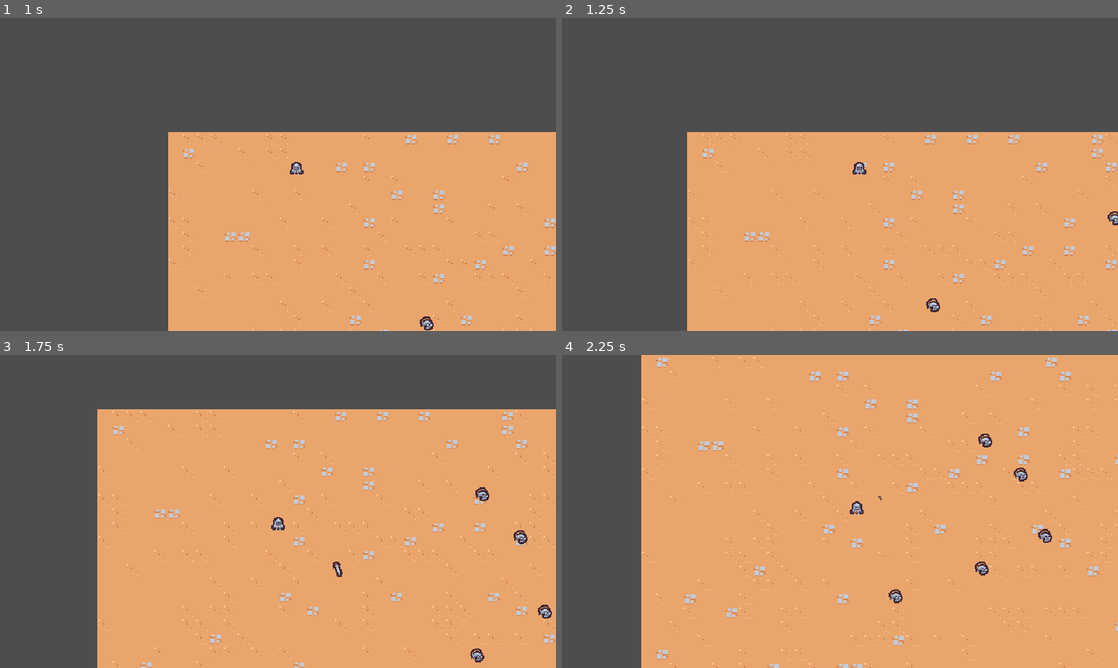
Above: before the commit, frames 1-4 (two rows, left to right).
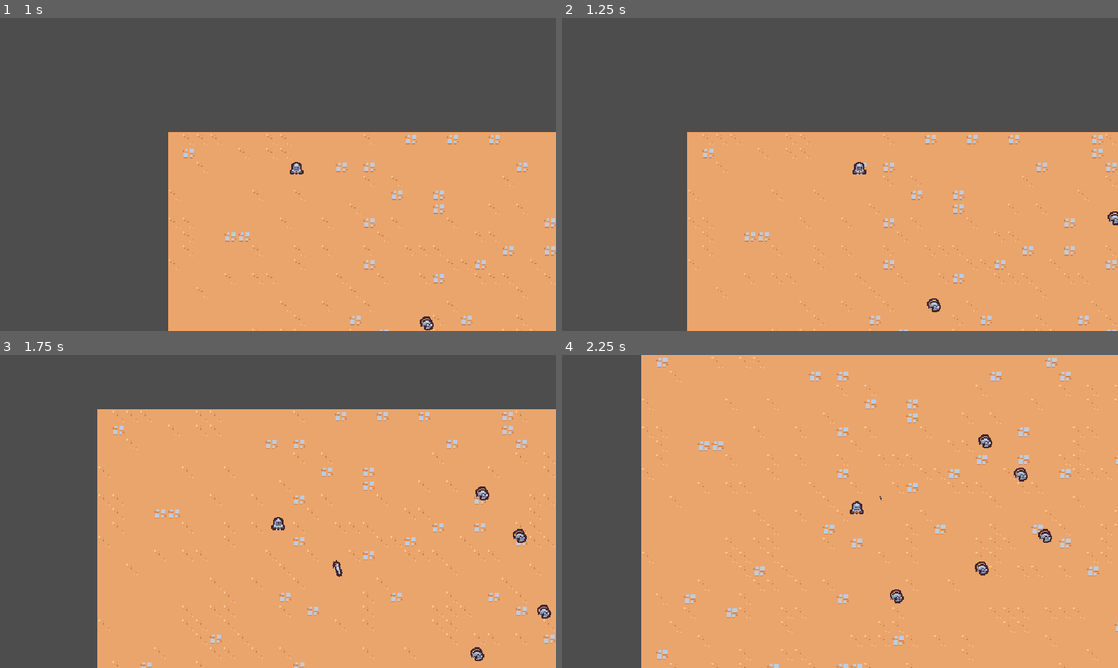
Above: after the commit, the same moments.

Repository: EricksonSiqueira/2DSurvivorsCourse
Game: Godot game, scene res://scenes/main/main.tscn
The game is run twice, just before and just after one commit, with the same random seed, the same clock (stepped at 60 frames per second) and the same inputs.
Inputs:
- Up to frame 1 (1 s): hold D (move_right) from 0.53 s (still down)
- Up to frame 2 (1.25 s): keep holding D (move_right)
- Up to frame 3 (1.75 s): release D (move_right) at 1.28 s; hold S (move_down) from 1.28 s (still down)
- Up to frame 4 (2.25 s): release S (move_down) at 2.03 s; hold D (move_right) from 2.03 s (still down)

Frame 1 is identical in both runs. In frame 2, less than 0.1% of the frame differs, in the area x 65-69%, y 89-94%; in frame 3, 0.2%, in the area x 59-100%, y 42-99%; in frame 4, less than 0.1%.

Commit message:
build: ignore unused parameter error

Diff:
--- a/project.godot
+++ b/project.godot
@@ -14,6 +14,10 @@
 run/main_scene="res://scenes/main/main.tscn"
 config/features=PackedStringArray("4.2", "Forward Plus")
 config/icon="res://icon.svg"
+
+[debug]
+
+gdscript/warnings/unused_parameter=0
 
 [display]
 
@@ -59,3 +63,4 @@
 [rendering]
 
 textures/canvas_textures/default_texture_filter=0
+2d/snap/snap_2d_transforms_to_pixel=true
